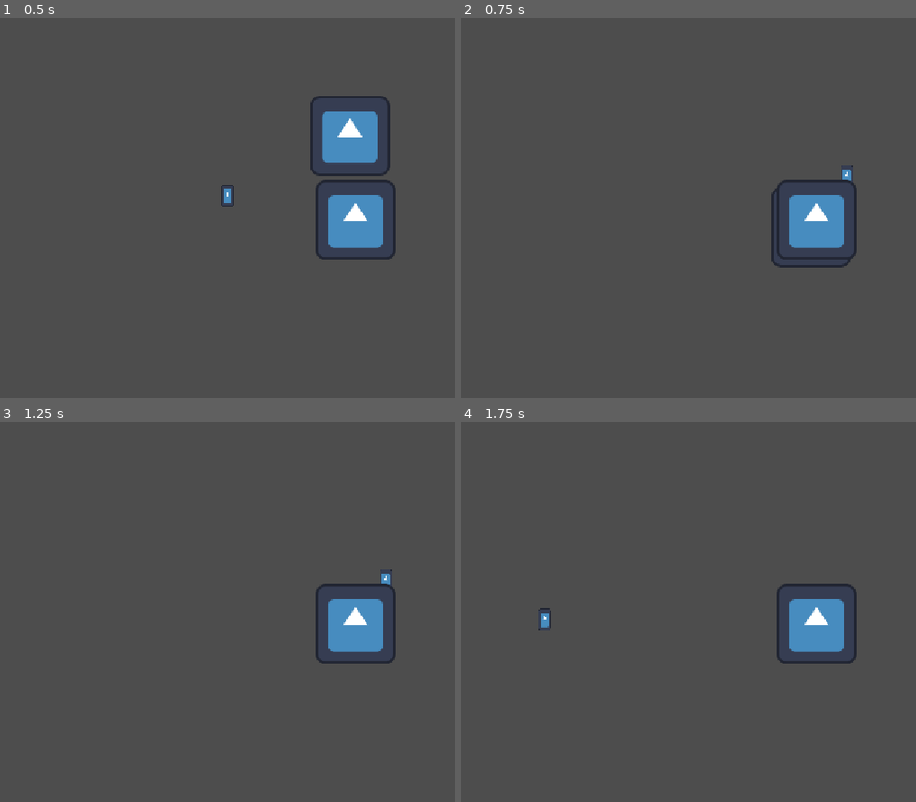
Above: before the commit, frames 1-4 (two rows, left to right).
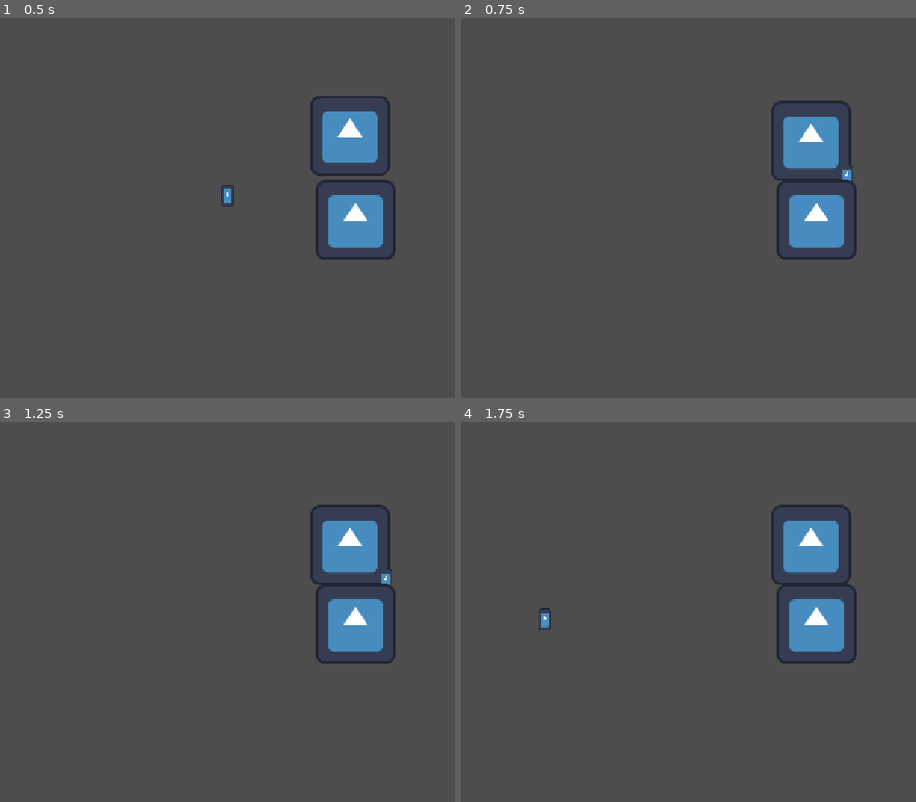
Above: after the commit, the same moments.

Repository: Corejet4909/Cursor-game
Game: Godot game, scene res://world.tscn
The game is run twice, just before and just after one commit, with the same random seed, the same clock (stepped at 60 frames per second) and the same inputs. The engine's default icon, where the game draws it, is replaced by a stand-in: a white triangle on a blue panel in a dark square.
Inputs (mouse positions are in pixels of both pictures, inside the frame that each line leads up to):
- Up to frame 1 (0.5 s): no input
- Up to frame 2 (0.75 s): tap Enter (ui_accept) at 0.5, 0.6 s; move the mouse to (847, 173) at 0.52 s; hold Right (ui_right) from 0.53 s (still down)
- Up to frame 3 (1.25 s): keep holding Right (ui_right); tap Enter (ui_accept) at 0.77, 1.07 s
- Up to frame 4 (1.75 s): keep holding Right (ui_right); move the mouse to (542, 619) at 1.27 s; tap Enter (ui_accept) at 1.35, 1.52 s

Frame 1 is identical in both runs. In frame 2, 2.3% of the frame differs, in the area x 68-86%, y 21-66%; in frame 3, 2.1%; in frame 4, 2.1%.

Commit message:
phys

Diff:
--- /dev/null
+++ b/tape-measure-game/character_body_2d.gd
@@ -0,0 +1,25 @@
+extends CharacterBody2D
+
+
+const SPEED = 300.0
+const JUMP_VELOCITY = -400.0
+
+
+func _physics_process(delta: float) -> void:
+	# Add the gravity.
+	if not is_on_floor():
+		velocity += get_gravity() * delta
+
+	# Handle jump.
+	if Input.is_action_just_pressed("ui_accept") and is_on_floor():
+		velocity.y = JUMP_VELOCITY
+
+	# Get the input direction and handle the movement/deceleration.
+	# As good practice, you should replace UI actions with custom gameplay actions.
+	var direction := Input.get_axis("ui_left", "ui_right")
+	if direction:
+		velocity.x = direction * SPEED
+	else:
+		velocity.x = move_toward(velocity.x, 0, SPEED)
+
+	move_and_slide()
--- a/tape-measure-game/cursor.gd
+++ b/tape-measure-game/cursor.gd
@@ -1,4 +1,4 @@
-extends Area2D
+extends StaticBody2D
 class_name Cursor
 
 
--- a/tape-measure-game/cursor.tscn
+++ b/tape-measure-game/cursor.tscn
@@ -6,12 +6,13 @@
 [sub_resource type="CircleShape2D" id="CircleShape2D_5l68f"]
 radius = 13.43
 
-[node name="Cursor" type="Area2D" unique_id=642792128]
+[node name="Cursor" type="StaticBody2D" unique_id=351447349]
 script = ExtResource("1_fsq4c")
 
 [node name="CollisionShape2D" type="CollisionShape2D" parent="." unique_id=1725489465]
 shape = SubResource("CircleShape2D_5l68f")
 
 [node name="Sprite2D" type="Sprite2D" parent="." unique_id=1177294615]
-scale = Vector2(-0.15237385, 0.2706087)
+rotation = -3.1415927
+scale = Vector2(0.15237385, -0.2706087)
 texture = ExtResource("2_5l68f")
--- /dev/null
+++ b/tape-measure-game/player.gd
@@ -0,0 +1,10 @@
+extends RigidBody2D
+
+
+const SPEED = 300.0
+const JUMP_VELOCITY = -400.0
+
+
+#func _physics_process(delta: float) -> void:
+	# Add the gravity.
+	#if not collision
--- a/tape-measure-game/player.tscn
+++ b/tape-measure-game/player.tscn
@@ -1,14 +1,18 @@
 [gd_scene format=3 uid="uid://bto426ym6cyot"]
 
 [ext_resource type="Texture2D" uid="uid://b03wf6wv0f8pm" path="res://icon.svg" id="1_4flbx"]
+[ext_resource type="Script" uid="uid://clgb6fawia5r3" path="res://player.gd" id="1_onrkg"]
 
-[sub_resource type="RectangleShape2D" id="RectangleShape2D_4flbx"]
-size = Vector2(132, 128)
+[sub_resource type="CircleShape2D" id="CircleShape2D_onrkg"]
+radius = 63.007935
 
 [node name="Player" type="RigidBody2D" unique_id=1458846928]
+mass = 1.067
+can_sleep = false
+script = ExtResource("1_onrkg")
 
 [node name="Sprite2D" type="Sprite2D" parent="." unique_id=582844957]
 texture = ExtResource("1_4flbx")
 
 [node name="CollisionShape2D" type="CollisionShape2D" parent="." unique_id=1773290693]
-shape = SubResource("RectangleShape2D_4flbx")
+shape = SubResource("CircleShape2D_onrkg")
--- a/tape-measure-game/wall.tscn
+++ b/tape-measure-game/wall.tscn
@@ -5,7 +5,7 @@
 [sub_resource type="RectangleShape2D" id="RectangleShape2D_y4f30"]
 size = Vector2(128, 128)
 
-[node name="Wall" type="Area2D" unique_id=792740464]
+[node name="StaticBody2D" type="StaticBody2D" unique_id=1574711072]
 
 [node name="Sprite2D" type="Sprite2D" parent="." unique_id=375619000]
 texture = ExtResource("1_xxgf6")
--- a/tape-measure-game/world.tscn
+++ b/tape-measure-game/world.tscn
@@ -3,14 +3,39 @@
 [ext_resource type="PackedScene" uid="uid://bto426ym6cyot" path="res://player.tscn" id="1_fj7yv"]
 [ext_resource type="PackedScene" uid="uid://dufgar5u6e27p" path="res://cursor.tscn" id="2_tlwt5"]
 [ext_resource type="PackedScene" uid="uid://dulqmnm17px4i" path="res://wall.tscn" id="3_tlwt5"]
+[ext_resource type="Script" uid="uid://bh6fw38avmupj" path="res://character_body_2d.gd" id="4_aqk2v"]
+
+[sub_resource type="PhysicsMaterial" id="PhysicsMaterial_036b0"]
+
+[sub_resource type="PhysicsMaterial" id="PhysicsMaterial_aqk2v"]
+
+[sub_resource type="WorldBoundaryShape2D" id="WorldBoundaryShape2D_tlwt5"]
+distance = -529.0
 
 [node name="World" type="Node2D" unique_id=1541411881]
 
 [node name="Player" parent="." unique_id=1203810976 instance=ExtResource("1_fj7yv")]
 position = Vector2(772.1599, 111.248474)
+collision_layer = 3
+collision_mask = 3
+mass = 0.1
+physics_material_override = SubResource("PhysicsMaterial_036b0")
 
 [node name="Cursor" parent="." unique_id=642792128 instance=ExtResource("2_tlwt5")]
 position = Vector2(941, 103)
+collision_layer = 2
+collision_mask = 2
+physics_material_override = SubResource("PhysicsMaterial_aqk2v")
 
 [node name="Wall" parent="." unique_id=792740464 instance=ExtResource("3_tlwt5")]
 position = Vector2(781, 363)
+disable_mode = 2
+
+[node name="Area2D" type="Area2D" parent="." unique_id=1227409754]
+
+[node name="CollisionShape2D" type="CollisionShape2D" parent="Area2D" unique_id=614530243]
+position = Vector2(782, 14)
+shape = SubResource("WorldBoundaryShape2D_tlwt5")
+
+[node name="CharacterBody2D" type="CharacterBody2D" parent="." unique_id=1497703686]
+script = ExtResource("4_aqk2v")
Not shown, added: tape-measure-game/character_body_2d.gd.uid
